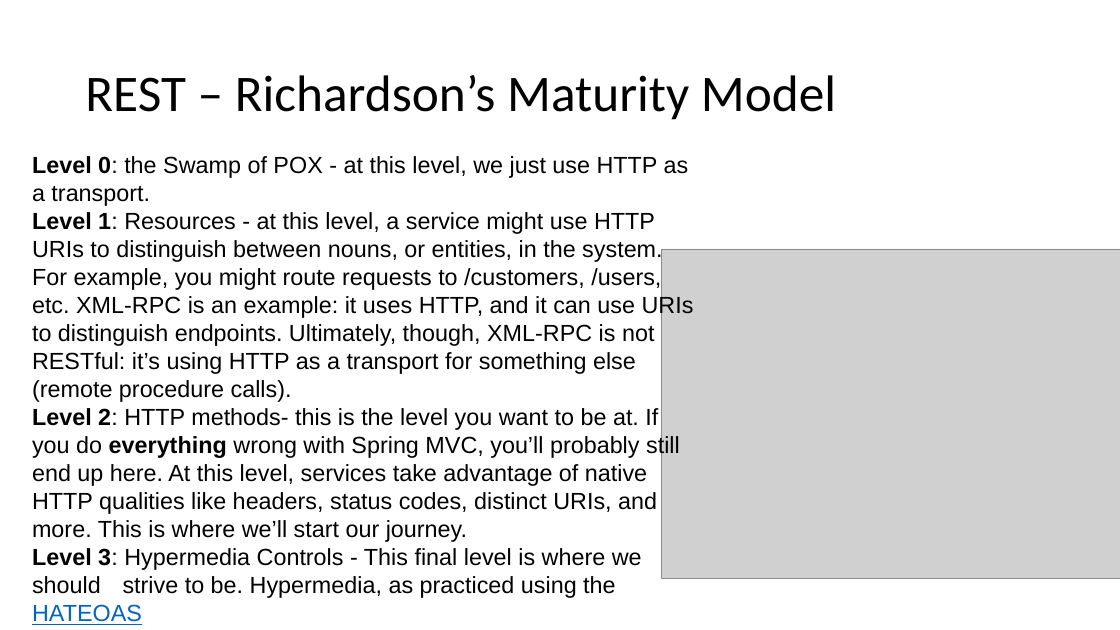
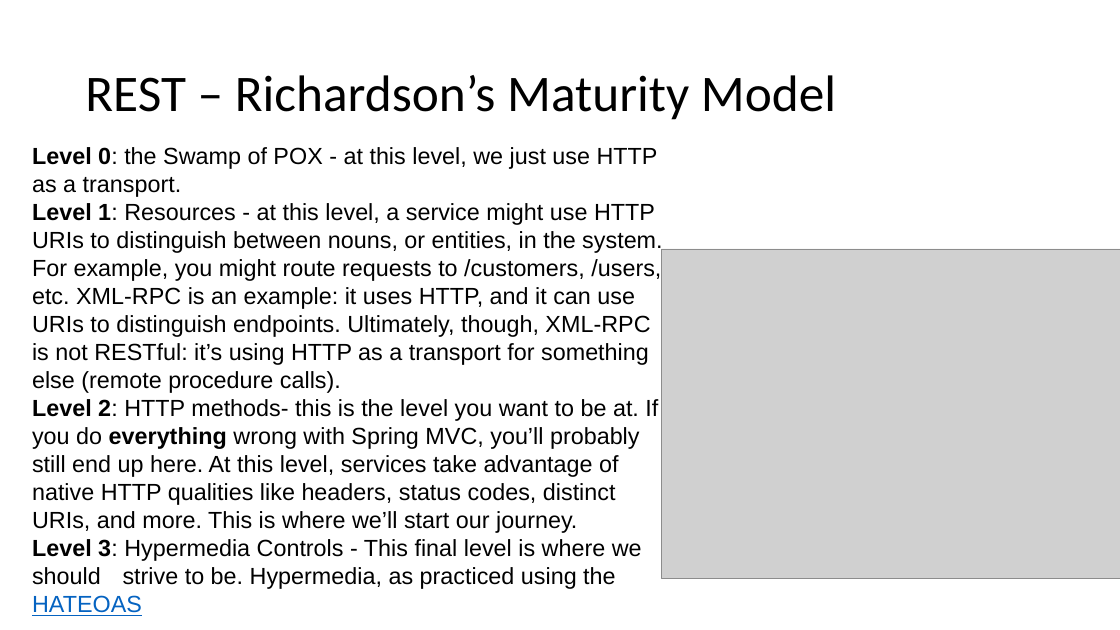
Before and after one commit to batchu/spring-boot-ujug, a slide deck: slide 16 of Spring Boot.pptx (slide 14 before the commit). Drawn at 1120x630 pixels with LibreOffice and Linux fonts; fonts in the diff are those of the drawing; grey boxes stand for pictures. Boxes give left, top, right and bottom in pixels: in the first picture for what was removed or moved away, otherwise in the second. Text is boxed around its words. In the diff, an @@ line names an element or a change of style, - is before the commit and + after.

```diff
--- a/Spring Boot.pptx
+++ b/Spring Boot.pptx
@@ text "Level 0: the Swamp of ..." rewrapped from (32,156,694,625) to (32,147,662,616) @@
```
Also in this commit, not shown: 5 other slides changed, 3 slides added, 1 other file.
